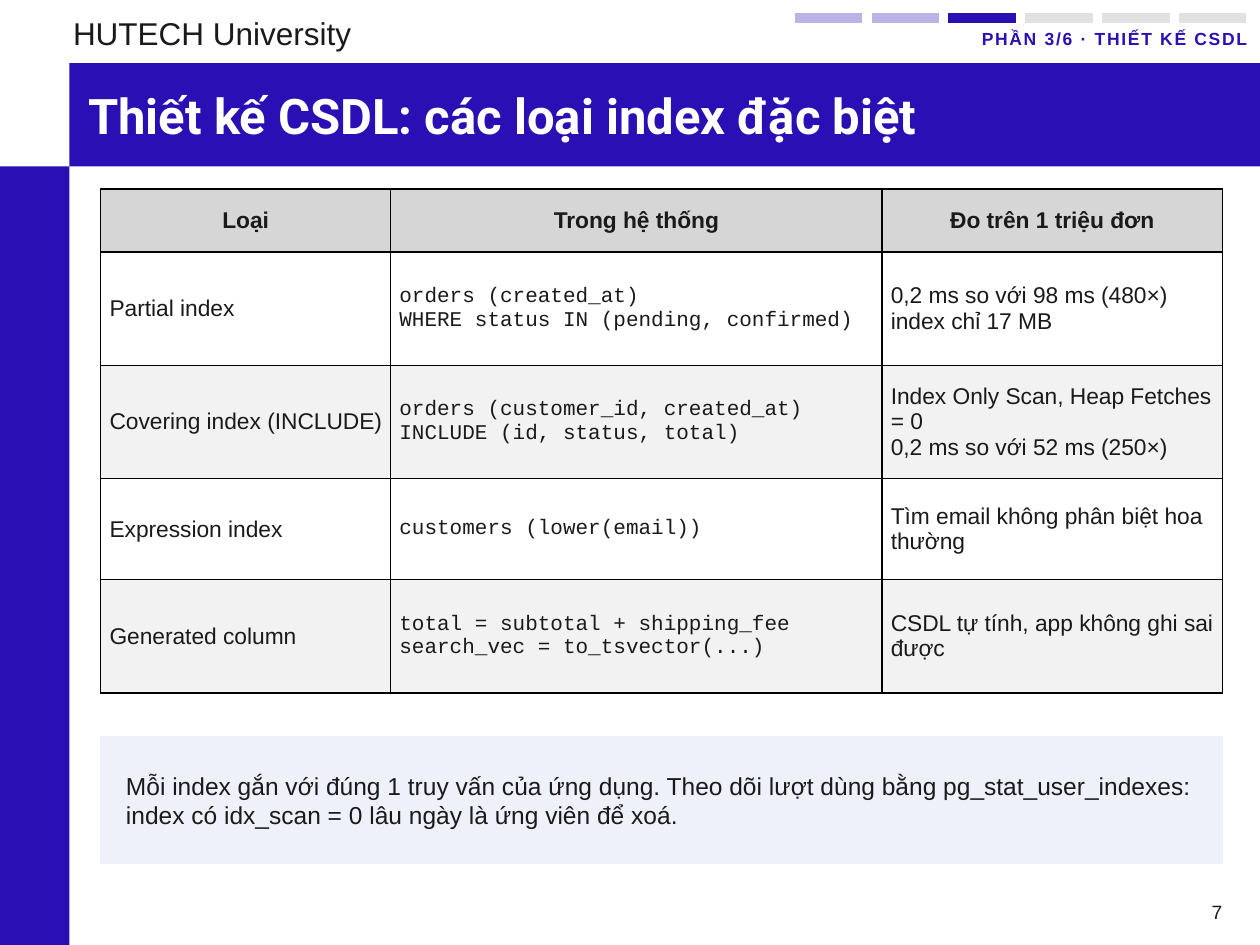
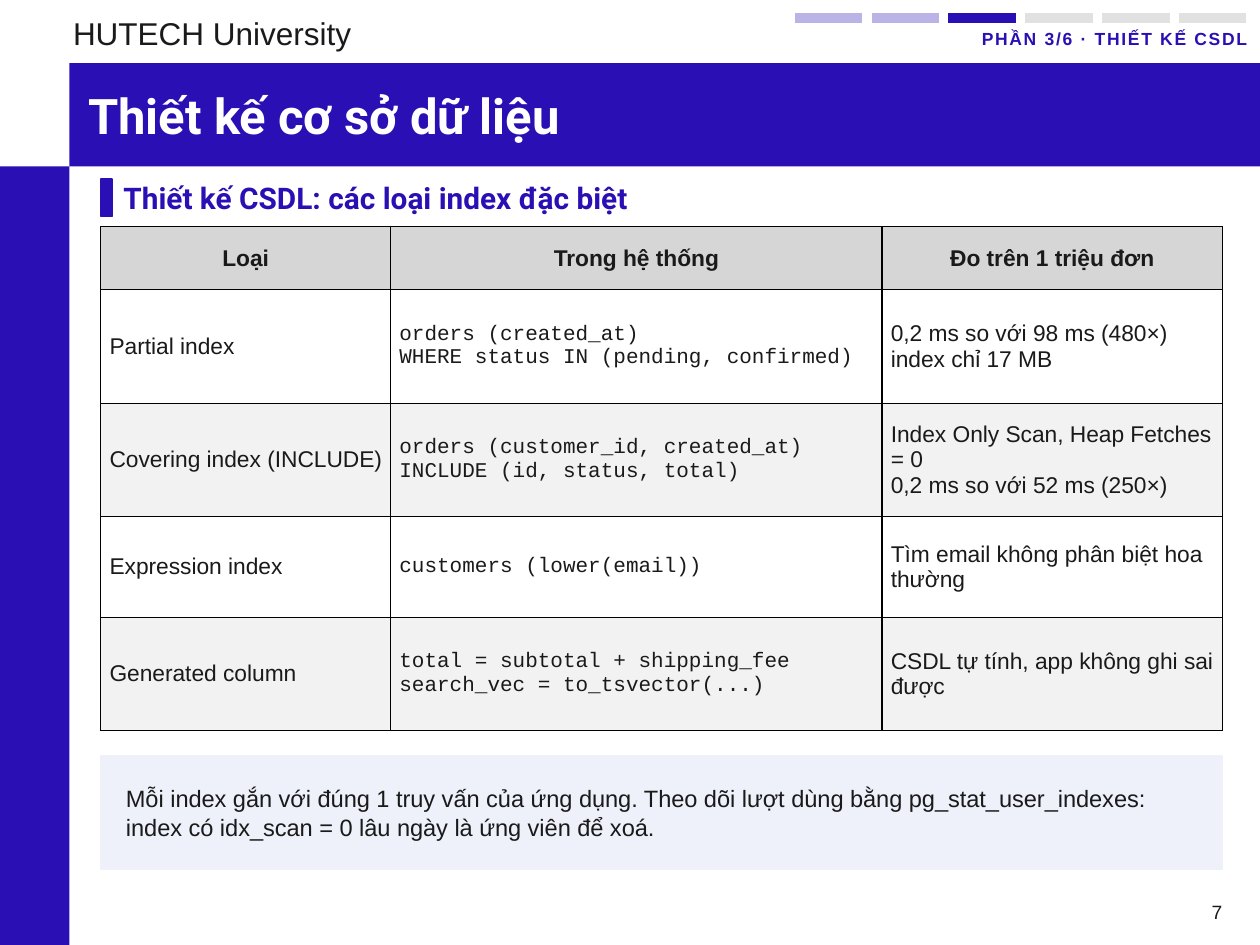
Before and after one commit to phunganhtuan123/master-csdl, a slide deck: slide 7 of docs/Slide_CSDL_Nhom6_PostgreSQL.pptx. Drawn at 1260x945 pixels with LibreOffice and Linux fonts; fonts in the diff are those of the drawing; background and template pictures are left out. Boxes give left, top, right and bottom in pixels: in the first picture for what was removed or moved away, otherwise in the second. Text is boxed around its words. In the diff, an @@ line names an element or a change of style, - is before the commit and + after.

Commit message:
Phụ lục C đúng cây thư mục master-csdl; build chạy được ở máy khác; slide: thanh tiêu đề = tên phần, tiêu đề riêng xuống body

```diff
--- a/docs/Slide_CSDL_Nhom6_PostgreSQL.pptx
+++ b/docs/Slide_CSDL_Nhom6_PostgreSQL.pptx
@@ title added at (x1=88, y1=94, x2=560, y2=143), 28 pt, text #FFFFFF, bold @@
+Thiết kế cơ sở dữ liệu
@@ rectangle added at (x1=101, y1=179, x2=112, y2=217), fill #2A10B4, outline #2A10B4 1 pt @@
@@ text "Thiết kế CSDL: các loại ..." moved from (x1=88, y1=95, x2=916, y2=143) to (x1=123, y1=185, x2=628, y2=215) @@
@@ text "Thiết kế CSDL: các loại ..." at (x1=123, y1=185, x2=628, y2=215): size 28 to 17 pt, text colour #FFFFFF to #2A10B4 @@
@@ table moved from (x1=101, y1=189, x2=1222, y2=664) to (x1=101, y1=227, x2=1222, y2=702) @@
@@ rectangle resized from (x1=101, y1=737, x2=1222, y2=863) to (x1=101, y1=756, x2=1222, y2=869) @@
@@ text "Mỗi index gắn với đúng ..." moved from (x1=126, y1=775, x2=1190, y2=829) to (x1=126, y1=789, x2=1145, y2=841) @@
@@ text "Mỗi index gắn với đúng ..." at (x1=126, y1=789, x2=1145, y2=841): size 14 to 13.5 pt @@
```
Also in this commit, not shown: 11 other slides changed, 8 other files.
